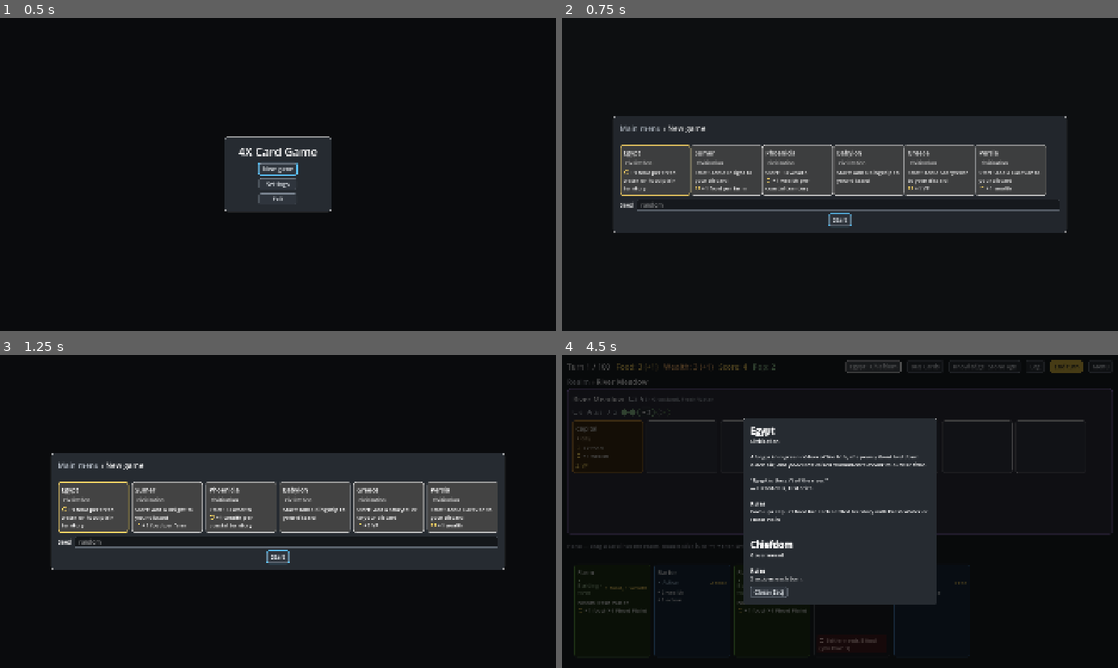
Above: before the commit, frames 1-4 (two rows, left to right).
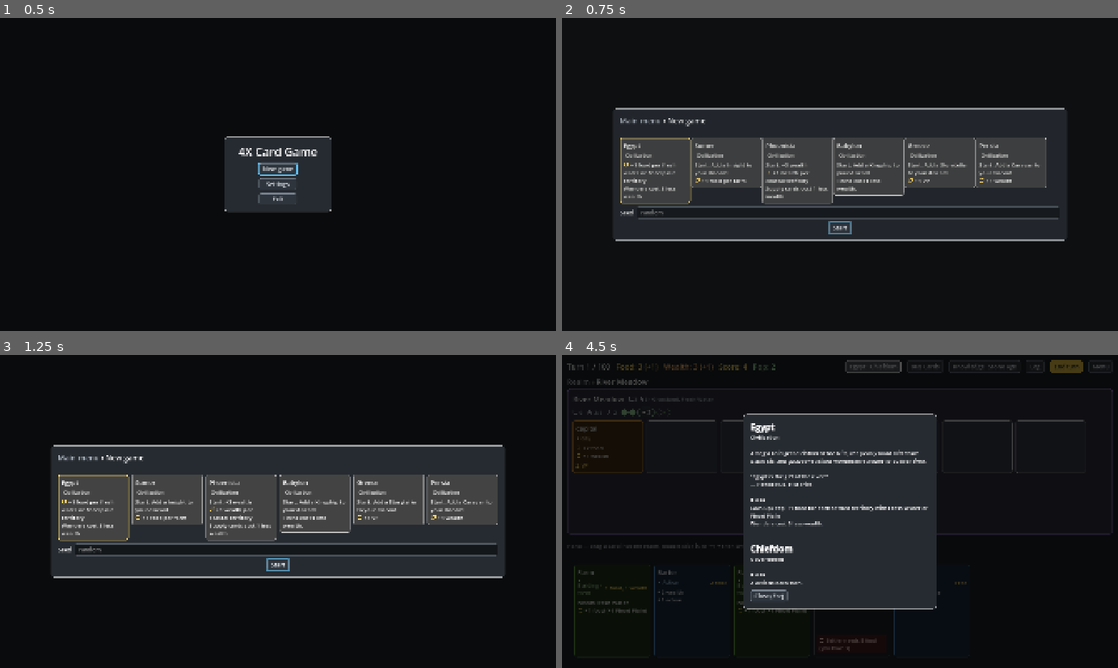
Above: after the commit, the same moments.

Repository: r888888888/4x-card-game
Game: Godot game, scene res://ui/main.tscn
Two runs of this game, one before a commit and one after it. Both use one fixed random seed, a clock stepped at 60 frames per second and the inputs below.
Inputs (mouse positions are in pixels of both pictures, inside the frame that each line leads up to):
- Up to frame 1 (0.5 s): no input
- Up to frame 2 (0.75 s): click "New game" at 0.5 s
- Up to frame 3 (1.25 s): no input
- Up to frame 4 (4.5 s): click "Start" at 1.25 s; tap Enter (ui_accept) at 2 s; drag from (600, 411) to (895, 442) at 2.02 s; drag from (606, 445) to (812, 574) at 2.77 s; move the mouse to (612, 611) at 3.52 s; hold Right (ui_right) 3.53-4.25 s; tap L at 3.6 s; click (612, 611) at 3.67 s; click "Egypt · Chiefdom" at 4.25 s

Frame 1 is identical in both runs. In frame 2, 13% of the frame differs, in the area x 9-91%, y 28-72%; in frame 3, 13%; in frame 4, 4.0%.

Commit message:
108: civilization discounts lower play, tech and supply costs; Babylon, Phoenicia and Egypt get one
Co-Authored-By: Claude Opus 5.5 <noreply@anthropic.com>

Diff:
--- a/data/cards.json
+++ b/data/cards.json
@@ -174,7 +174,7 @@
       ]
     },
     {
-      "id": "egypt", "name": "Egypt", "type": "civilization",
+      "id": "egypt", "name": "Egypt", "type": "civilization", "discounts": [{ "tag": "wonder", "wealth": 3 }],
       "vp": 0, "tags": [],
       "flavor": "Along a thin green ribbon of the Nile, the yearly flood laid down black silt, and pharaohs raised monuments meant to outlast time.",
       "quote": { "text": "Egypt is the gift of the river.", "by": "Herodotus, Histories" },
@@ -193,7 +193,7 @@
       ]
     },
     {
-      "id": "phoenicia", "name": "Phoenicia", "type": "civilization",
+      "id": "phoenicia", "name": "Phoenicia", "type": "civilization", "discounts": [{ "supply": true, "wealth": 1 }],
       "vp": 0, "tags": [],
       "flavor": "From Tyre and Sidon, Phoenician ships carried cedar, glass and purple dye across the Mediterranean, and their alphabet travelled with them.",
       "quote": { "text": "A merchant of the people for many isles.", "by": "Ezekiel 27:3, of Tyre" },
@@ -203,7 +203,7 @@
       ]
     },
     {
-      "id": "babylon", "name": "Babylon", "type": "civilization",
+      "id": "babylon", "name": "Babylon", "type": "civilization", "discounts": [{ "type": "tech", "wealth": 1 }],
       "vp": 0, "tags": [],
       "flavor": "Hammurabi carved his laws in stone for all to see, and Babylon's astronomers kept the most careful records of the heavens in the ancient world.",
       "quote": { "text": "That the strong should not harm the weak.", "by": "Code of Hammurabi" },
--- a/engine/card_def.gd
+++ b/engine/card_def.gd
@@ -26,6 +26,7 @@
 var famine_guard: int = 0  # buildings: pop on their territory saved from starving each upkeep, while working
 var actions: int = 0  # governments: actions each turn while it rules (127); 0 sets none (unlimited)
 var modifiers: Dictionary = {}  # standing modifiers while working or active, {key: non-zero int} (129)
+var discounts: Array[Dictionary] = []  # civilizations: [{filter, value, amounts: {resource: int}}] (108)
 var keywords: Array[String] = []  # territories: keyword ids from config
 var requires: Array[String] = []  # buildings: the territory needs any of these keywords
 var era := 1  # techs: the era whose research deck holds this tech (see the add_era op)
@@ -85,6 +86,7 @@
 			parts.append(line)
 		prev = e
 	parts.append_array(modifier_lines(false))
+	parts.append_array(discount_lines())
 	if type == BUILDING and housing > 0:
 		parts.append("+%d housing" % housing)
 	if famine_guard > 0:
@@ -118,6 +120,7 @@
 			line += " (on %s)" % e.keyword.capitalize()
 		parts.append(line)
 	parts.append_array(modifier_lines(true))
+	parts.append_array(discount_lines())
 	if type == CITY and slots > 0:
 		parts.append("+%d building slots on its territory" % slots)
 	if type == BUILDING and housing > 0:
@@ -146,6 +149,22 @@
 	return out
 
 
+## One line per discount (108): "Techs cost 1 less wealth.", "Wonders cost 3 less wealth.", "Supply cards cost …".
+func discount_lines() -> PackedStringArray:
+	var out: PackedStringArray = []
+	for d in discounts:
+		var subject: String = "Supply cards"
+		if d.filter == "type":
+			subject = "Cities" if d.value == CITY else d.value.capitalize() + "s"
+		elif d.filter == "tag":
+			subject = d.value.capitalize() + "s"
+		var amounts: PackedStringArray = []
+		for r in d.amounts:
+			amounts.append("%d less %s" % [d.amounts[r], r])
+		out.append("%s cost %s." % [subject, ", ".join(amounts)])
+	return out
+
+
 ## A territory's tooltip for a copy with these keywords (printed, plus any rolled resources).
 func territory_text(copy_keywords: Array[String]) -> String:
 	var parts: PackedStringArray = ["%d building slot%s, holds up to %d pop" % [slots, "" if slots == 1 else "s", housing]]
--- a/engine/card_play.gd
+++ b/engine/card_play.gd
@@ -15,8 +15,9 @@
 		return "No actions left this turn."
 	if card.def.type == CardDef.GOVERNMENT and e.government() != -1 and e.zone("government").cards[0].def.id == card.def.id:
 		return "%s is already your government." % card.def.name
-	for r in card.def.cost:
-		var need: int = card.def.cost[r]
+	var cost := Discounts.cost(e, card.def)
+	for r in cost:
+		var need: int = cost[r]
 		var have: int = e.resources.get(r, 0)
 		if have < need:
 			return "%s needs %d %s (you have %d)." % [card.def.name, need, r, have]
@@ -69,10 +70,11 @@
 	var to_zone := _destination(card)
 	e._outcome = _new_outcome(uid, to_zone, target)
 	e.play_target = target
-	for r in card.def.cost:
-		e.resources[r] -= card.def.cost[r]
-		if card.def.cost[r] > 0:
-			e._outcome.paid[r] = card.def.cost[r]
+	var cost := Discounts.cost(e, card.def)
+	for r in cost:
+		e.resources[r] -= cost[r]
+		if cost[r] > 0:
+			e._outcome.paid[r] = cost[r]
 	e._log("Played %s." % card.def.name)
 	if card.def.type == CardDef.BUILDING:
 		card.territory_uid = target
--- a/engine/data_loader.gd
+++ b/engine/data_loader.gd
@@ -21,6 +21,7 @@
 	"flavor": [CardDef.CIVILIZATION],
 	"quote": [CardDef.CIVILIZATION],
 	"actions": [CardDef.GOVERNMENT],
+	"discounts": [CardDef.CIVILIZATION],
 	"modifiers": [CardDef.BUILDING, CardDef.CITY, CardDef.TECH, CardDef.CIVILIZATION, CardDef.GOVERNMENT, CardDef.EVENT],
 }
 ## The keys a card's modifiers object may use (129); Modifiers.total sums each over the working cards.
@@ -236,6 +237,8 @@
 		def.modifiers = _parse_modifiers(c.modifiers, errs)
 	if def.type == CardDef.CIVILIZATION:
 		_parse_flavor(c, def, errs)
+		if c.has("discounts"):
+			def.discounts = _parse_discounts(c.discounts, ctx.resources, errs)
 	if def.type == CardDef.EVENT:
 		def.discard_turns = _parse_discard(c.get("discard", {}), errs)
 		def.has_discard = c.has("discard")
@@ -299,6 +302,47 @@
 	if effect.needs_own_territory():
 		return "%s %s effect can't act on its own territory (%s %s has none; use 'each')" % [article, type, article, type]
 	return ""
+
+
+## A civilization's discounts (108): a list of entries, each with exactly one filter (Discounts.FILTERS: a card type, a
+## tag, or supply: true) and one or more amounts of known resources, ints >= 1.
+static func _parse_discounts(raw: Variant, resources: Array[String], errs: Array[String]) -> Array[Dictionary]:
+	var out: Array[Dictionary] = []
+	if not (raw is Array):
+		errs.append("'discounts' must be a list like [{\"type\": \"tech\", \"wealth\": 1}]")
+		return out
+	for i in raw.size():
+		var where := "discounts[%d]" % i
+		var entry: Variant = raw[i]
+		if not (entry is Dictionary):
+			errs.append("%s: must be an object like {\"type\": \"tech\", \"wealth\": 1}" % where)
+			continue
+		var filters: Array = Discounts.FILTERS.filter(func(f): return entry.has(f))
+		if filters.size() != 1:
+			errs.append("%s: needs exactly one filter: %s" % [where, ", ".join(Discounts.FILTERS)])
+			continue
+		var d := {"filter": filters[0], "value": entry[filters[0]], "amounts": {}}
+		if d.filter == "type" and not CardDef.TYPES.has(d.value):
+			errs.append("%s: unknown card type '%s'" % [where, d.value])
+		elif d.filter == "tag" and not (d.value is String and d.value != ""):
+			errs.append("%s: 'tag' must be a non-empty string" % where)
+		elif d.filter == "supply" and not (d.value is bool and d.value):
+			errs.append("%s: 'supply' must be true" % where)
+		for key in entry:
+			if key == d.filter:
+				continue
+			var n: Variant = Fields.as_int(entry[key])
+			if not resources.has(key):
+				errs.append("%s: unknown resource '%s'" % [where, key])
+			elif typeof(n) != TYPE_INT or n < 1:
+				errs.append("%s: '%s' must be an integer >= 1" % [where, key])
+			else:
+				d.amounts[key] = n
+		if d.amounts.is_empty():
+			errs.append("%s: needs an amount of a resource, like \"wealth\": 1" % where)
+		else:
+			out.append(d)
+	return out
 
 
 ## A card's modifiers as {key: int}: an object whose keys are MODIFIER_KEYS and whose values are non-zero ints (129).
--- /dev/null
+++ b/engine/discounts.gd
@@ -0,0 +1,38 @@
+class_name Discounts
+extends RefCounted
+## Civilization discounts (backlog 108): while a civilization is yours, its `discounts` lower what some cards cost. A
+## `type` or `tag` filter lowers a hand card's cost to play and a tech's cost to research; `supply` lowers supply
+## prices. Static functions on the engine's state.
+
+## The filters a discount entry may use; each entry has exactly one.
+const FILTERS: Array[String] = ["type", "tag", "supply"]
+
+
+## What the civilization's discounts take off def's cost, {resource: amount}: the supply discounts when for_supply
+## (a supply price), else the ones whose type or tag def matches.
+static func off(e: GameEngine, def: CardDef, for_supply: bool) -> Dictionary:
+	var out := {}
+	for civ in e.zone("civilization").cards:
+		for d in civ.def.discounts:
+			if (d.filter == "supply") == for_supply and _matches(d, def):
+				for r in d.amounts:
+					out[r] = out.get(r, 0) + d.amounts[r]
+	return out
+
+
+## def's cost to play after discounts, never below 0 per resource.
+static func cost(e: GameEngine, def: CardDef) -> Dictionary:
+	var less := off(e, def, false)
+	var out := {}
+	for r in def.cost:
+		out[r] = maxi(0, def.cost[r] - less.get(r, 0))
+	return out
+
+
+static func _matches(d: Dictionary, def: CardDef) -> bool:
+	match d.filter:
+		"type":
+			return def.type == d.value
+		"tag":
+			return def.tags.has(d.value)
+	return true  # supply: every pile
--- a/engine/game_engine.gd
+++ b/engine/game_engine.gd
@@ -302,6 +302,13 @@
 	return CardPlay.actions_left(self)
 
 
+## What hand card uid costs to play now: its cost less the civilization's discounts (108), never below 0 per
+## resource; {} if uid isn't in the hand.
+func play_cost(uid: int) -> Dictionary:
+	var card := zone("hand").find(uid)
+	return Discounts.cost(self, card.def) if card != null else {}
+
+
 ## Why hand card uid can't be played on any target right now, or "" if it can. Unlike play_error, a card
 ## with several valid targets isn't blocked by the choice between them: it is checked on the first.
 func playable_error(uid: int) -> String:
--- a/engine/research.gd
+++ b/engine/research.gd
@@ -101,6 +101,7 @@
 	if tech == null:
 		return 0
 	var wealth: int = tech.def.cost.get(GameEngine.WEALTH, 0) - tech.passes
+	wealth -= Discounts.off(e, tech.def, false).get(GameEngine.WEALTH, 0)
 	if tech.def.prereq != "" and e.zone("researched").cards.any(func(c): return c.def.id == tech.def.prereq):
 		wealth -= tech.def.prereq_discount
 	return maxi(wealth, 1)
--- a/engine/supply.gd
+++ b/engine/supply.gd
@@ -14,7 +14,10 @@
 
 
 static func price(e: GameEngine, card_id: String) -> int:
-	return e.config.get("supply", {}).get(card_id, {}).get("price", 0)
+	var printed: int = e.config.get("supply", {}).get(card_id, {}).get("price", 0)
+	if printed == 0 or not e.card_db.has(card_id):
+		return printed
+	return maxi(0, printed - Discounts.off(e, e.card_db[card_id], true).get(GameEngine.WEALTH, 0))
 
 
 static func buy_error(e: GameEngine, card_id: String) -> String:
--- a/ui/card_face.gd
+++ b/ui/card_face.gd
@@ -42,7 +42,8 @@
 	subtitle_label.size_flags_horizontal = Control.SIZE_EXPAND_FILL
 	type_row.add_child(subtitle_label)
 	if in_hand:
-		var cost := label(cost_text(def.cost), 19, CardView.HIGHLIGHT_COLOR)
+		var now: Dictionary = Game.engine.play_cost(card.uid) if Game.engine != null else {}  # after discounts (108)
+		var cost := label(cost_text(now if not now.is_empty() else def.cost), 19, CardView.HIGHLIGHT_COLOR)
 		cost.name = "Cost"
 		cost.autowrap_mode = TextServer.AUTOWRAP_OFF  # the type line wraps around it instead
 		type_row.add_child(cost)
Not shown, added: engine/discounts.gd.uid
